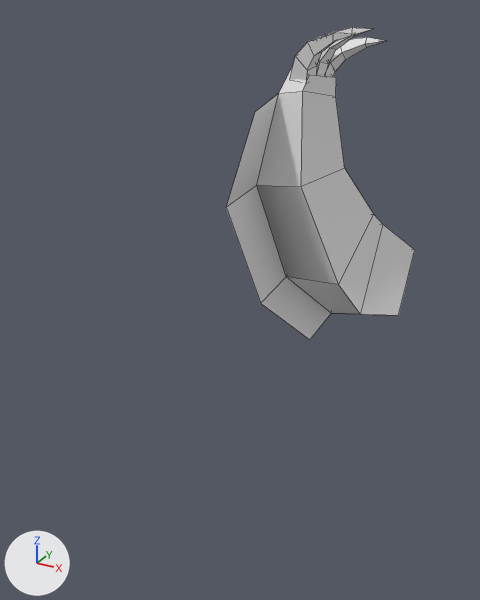
The OBJ model src/main/resources/assets/lycanitesmobs/models/equipment/wildkinarm.obj: old version first, new version second.
One viewpoint serves both versions: a 50 mm camera at (0.487, -1.451, 0.6) aimed at (-0.085, -0.411, 0.081). The lights are fixed; the arrows at lower left show +X, +Y and +Z. Mesh edges are drawn as thin lines. Where no turn or scale is listed for an object, it has been applied to the vertices.

Script lines for the objects in view, before the commit:
```python
me_wildkinarm = bpy.data.meshes.new('wildkinarm')
me_wildkinarm.from_pydata(...)  # 79 vertices, 76 faces; spans x -0.15..0.13, y -0.35..0.12, z -0.104..0.567
me_wildkinarm.materials.append(mat_wildkinarm)  # its picture is missing
ob_wildkinarm = bpy.data.objects.new('wildkinarm', me_wildkinarm)
ob_wildkinarm.location = (0.0, 0.0, 0.0)
```
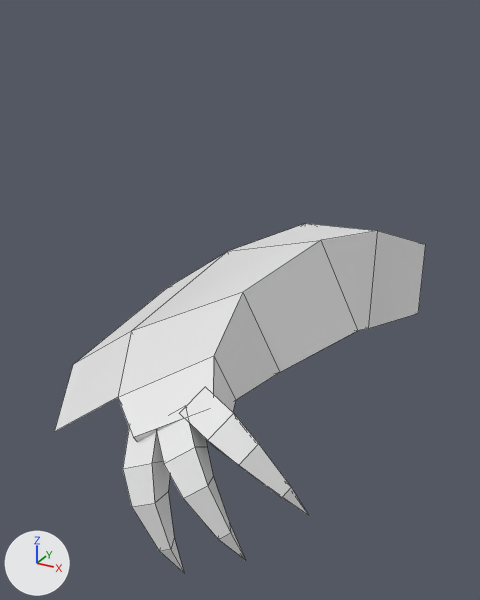
What changed in the scene script:
```text
Change me_wildkinarm:
    used by ob_wildkinarm; location = (0.0, 0.0, 0.0)
    remove me_wildkinarm.from_pydata(...)  # 79 vertices, 76 faces; spans x -0.15..0.13, y -0.35..0.12, z -0.104..0.567
    add me_wildkinarm.from_pydata(...)  # 79 vertices, 76 faces; spans x -0.394..0.21, y -0.857..0.141, z -0.177..0.178
    me_wildkinarm part 1: the loose piece of 17 vertices spanning x -0.073..0.068, y -0.152..-0.084, z 0.46..0.548 is multiplied about its middle by the matrix ((0.72, 1.092, 0.649), (0.512, 0.433, -1.297), (-1.163, 0.867, -0.169)), then moved by (0.108, -0.621, -0.509)
    me_wildkinarm part 2: the loose piece of 17 vertices spanning x -0.077..0.062, y -0.183..-0.139, z 0.475..0.567 is multiplied about its middle by the matrix ((0.72, 1.092, 0.649), (0.512, 0.433, -1.297), (-1.163, 0.867, -0.169)), then moved by (0.073, -0.622, -0.56)
    me_wildkinarm part 3: the loose piece of 17 vertices spanning x -0.085..0.051, y -0.234..-0.174, z 0.467..0.56 is multiplied about its middle by the matrix ((0.72, 1.092, 0.649), (0.512, 0.433, -1.297), (-1.163, 0.867, -0.169)), then moved by (0.024, -0.593, -0.578)
    me_wildkinarm part 4: 28 of 79 vertices moved; they spanned x -0.15..0.13, y -0.35..0.12, z -0.104..0.498 and now span x -0.394..0.177, y -0.809..0.141, z -0.111..0.178; mean shift (-0.035, -0.257, -0.193); largest move (-0.084, -0.199, 0.498) -> (-0.046, -0.809, 0.02)
```

Pixel boxes (x1, y1, x2, y2) of what changed, in the pictures (480 x 600 px; the box of a moved part takes in the faces that stretch with it):
'wildkinarm', reshaped (96% wider, 12% taller)
    before: (226, 27, 415, 339)
    after: (54, 223, 426, 573)
part 1 of me_wildkinarm, moved or reshaped
    before: (325, 37, 386, 75)
    after: (180, 387, 308, 515)
part 2 of me_wildkinarm, moved or reshaped
    before: (317, 27, 372, 74)
    after: (157, 406, 245, 559)
part 3 of me_wildkinarm, moved or reshaped
    before: (290, 32, 353, 80)
    after: (123, 428, 184, 573)
part 4 of me_wildkinarm, moved or reshaped
    before: (226, 66, 415, 339)
    after: (54, 223, 426, 442)
